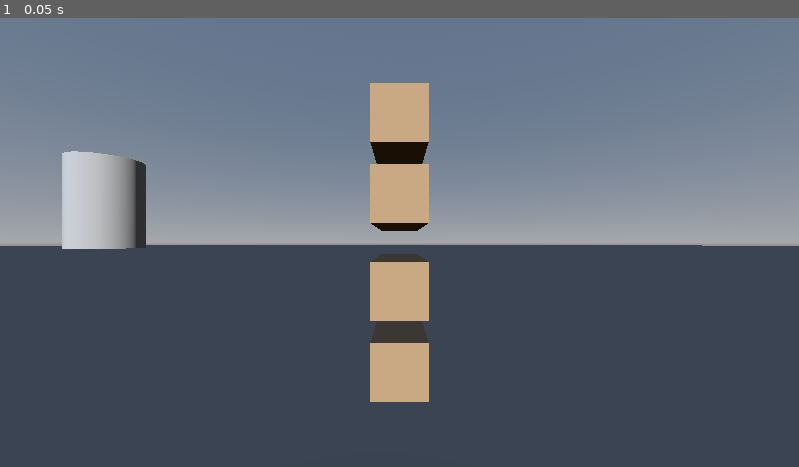
Above: before the commit, frame 1.
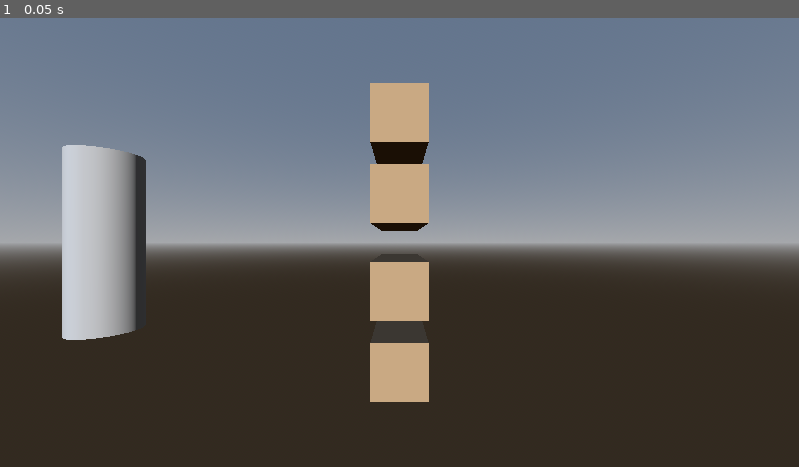
Above: after the commit, the same moment.

Repository: miloszmn7/rwr
Game: Godot game, scene res://main.tscn
Two runs of this game, one before a commit and one after it. Both use one fixed random seed, a clock stepped at 60 frames per second and the inputs below.
Inputs:
- Up to frame 1 (0.05 s): no input

The runs differ from the first frame. In frame 1, 46% of the frame differs, in the area x 0-100%, y 28-100%.

Commit message:
Sceneria i rece, teleportacja i chodzenie

Diff:
--- a/project_files/main.tscn
+++ b/project_files/main.tscn
@@ -42,6 +42,7 @@
 emission_energy_multiplier = 2.0
 
 [sub_resource type="CapsuleShape3D" id="CapsuleShape3D_1bvp3"]
+height = 1.8
 
 [node name="Node3D" type="Node3D"]
 script = ExtResource("1_0xm2m")
--- a/project_files/movement.gd
+++ b/project_files/movement.gd
@@ -48,4 +48,12 @@
 		velocity.z = 0
 
 	# 7. Wykonujemy ruch (TO TA FUNKCJA BLOKUJE PRZECHODZENIE PRZEZ ŚCIANY)
-	move_and_slide()
+	#move_and_slide()
+	# ... (reszta kodu bez zmian) ...
+
+	# 7. Wykonujemy ruch
+	var collision_happened = move_and_slide()
+
+	# DEBUG KOLIZJI
+	if collision_happened:
+		print("KOLIZJA! Uderzyłem w ścianę!")
Not shown, changed: docs/index.html
Not shown, changed: docs/index.pck
